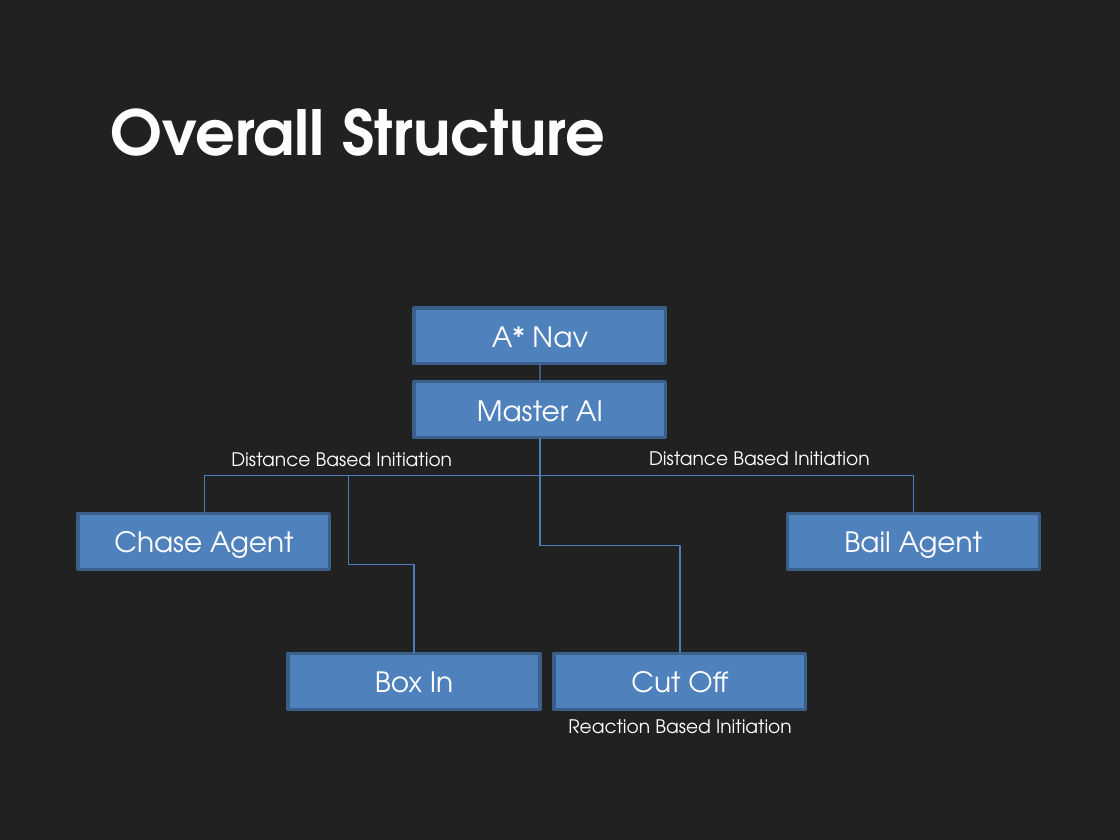
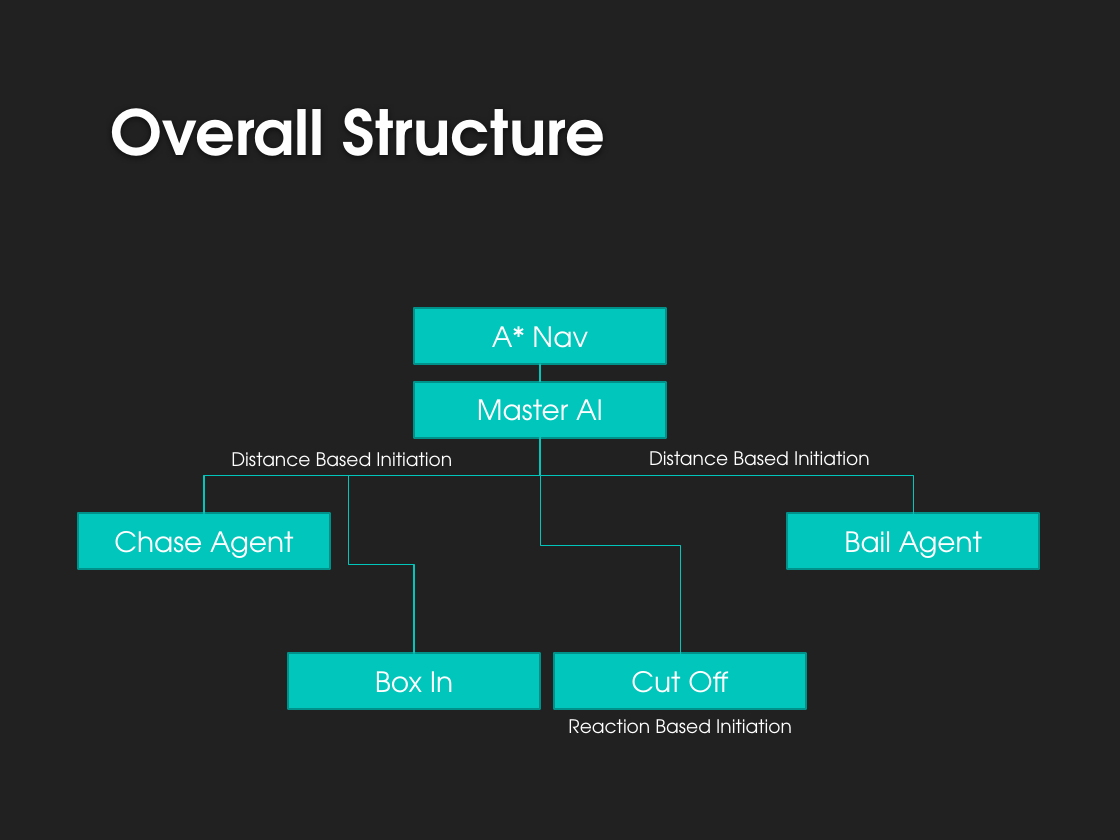
Before and after one commit to UWWAIProject/TronAI, a slide deck: slide 7 of Hammerhead Tron AI.pptx. Drawn at 1120x840 pixels with LibreOffice and Linux fonts; fonts in the diff are those of the drawing; background and template pictures are left out. Boxes give left, top, right and bottom in pixels: in the first picture for what was removed or moved away, otherwise in the second. Text is boxed around its words. In the diff, an @@ line names an element or a change of style, - is before the commit and + after.

```diff
--- a/Hammerhead Tron AI.pptx
+++ b/Hammerhead Tron AI.pptx
@@ line (540, 382) - (540, 364): stroke #4B7EBC 0.75 pt to #00C6BB 0.75 pt @@
@@ elbow line (540, 438) - (204, 513): stroke #4B7EBC 0.75 pt to #00C6BB 0.75 pt @@
@@ elbow line (540, 438) - (914, 513): stroke #4B7EBC 0.75 pt to #00C6BB 0.75 pt @@
@@ elbow line (540, 438) - (680, 653): stroke #4B7EBC 0.75 pt to #00C6BB 0.75 pt @@
@@ elbow line (348, 476) - (414, 653): stroke #4B7EBC 0.75 pt to #00C6BB 0.75 pt @@
@@ fill #4F81BD to #00C6BB; outline #3A5F8C 2 pt to #00928A 1.25 pt in 6 elements at [414,382,666,438], [414,308,666,364], [78,513,330,569], [787,513,1039,569], [288,653,540,709], [554,653,806,709] @@
```
Also in this commit, not shown: 10 other slides changed.
